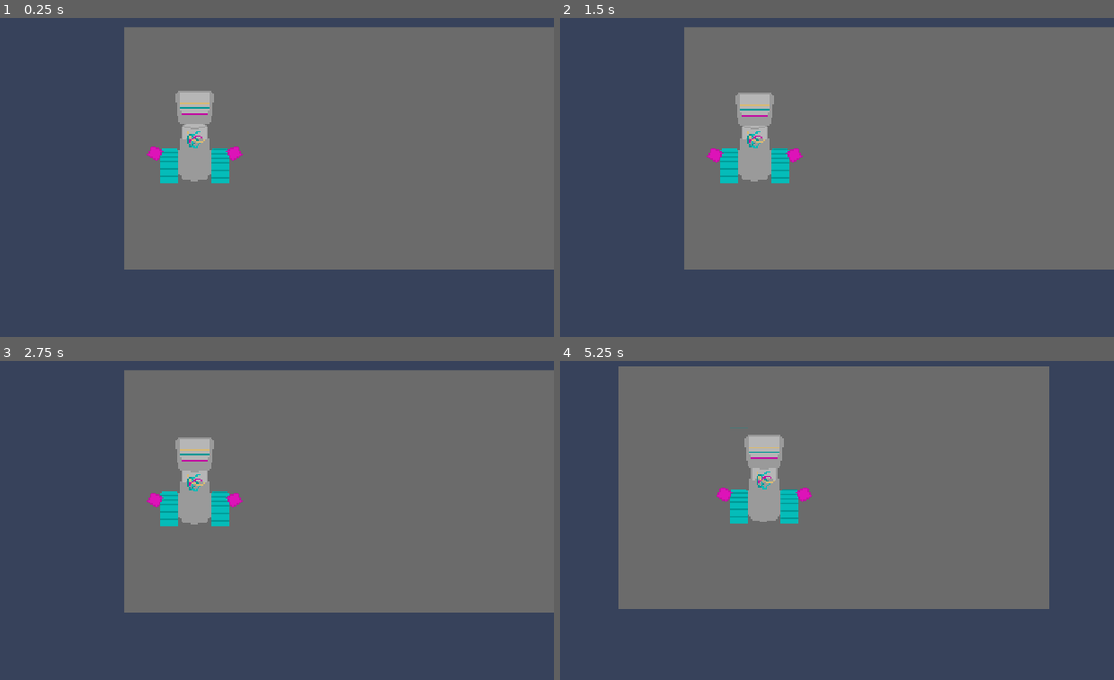
Above: before the commit, frames 1-4 (two rows, left to right).
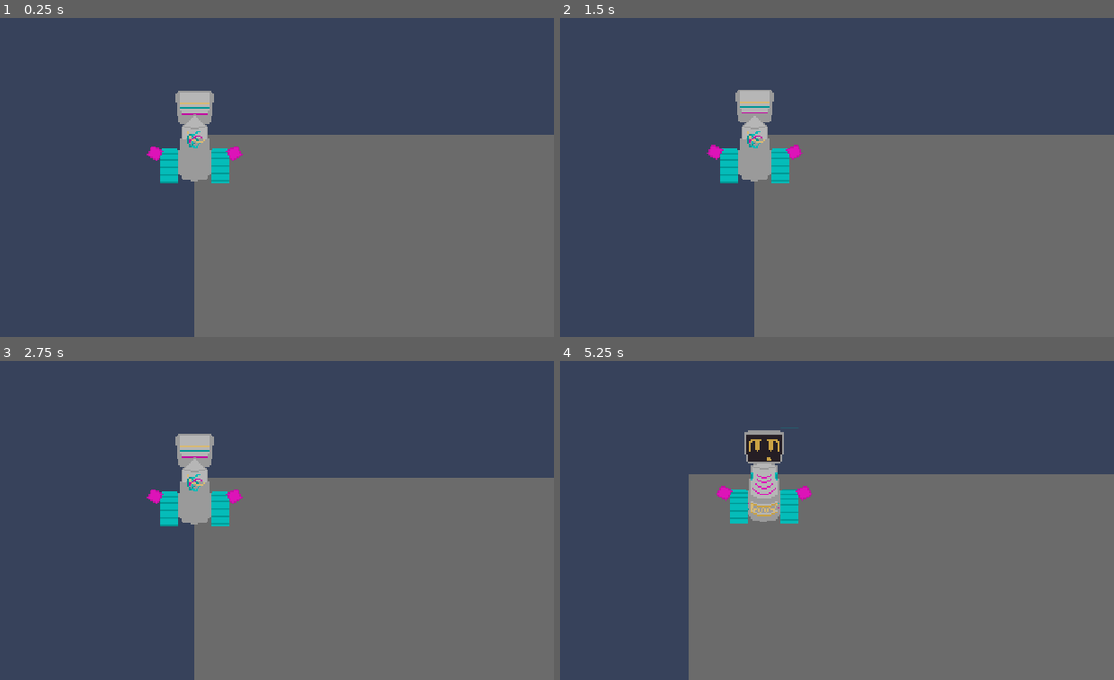
Above: after the commit, the same moments.

Repository: Kustardd/astra
Game: Godot game, scene res://scenes/world.tscn
Two runs of this game, one before a commit and one after it. Both use one fixed random seed, a clock stepped at 60 frames per second and the inputs below.
Inputs (mouse positions are in pixels of both pictures, inside the frame that each line leads up to):
- Up to frame 1 (0.25 s): no input
- Up to frame 2 (1.5 s): click (764, 69) at 0.52 s; click (764, 69) at 1.27 s
- Up to frame 3 (2.75 s): click (310, 491) at 2.02 s
- Up to frame 4 (5.25 s): click (753, 453) at 2.77 s; tap Enter at 3.5 s; hold D (right) 3.53-4.28 s; hold W (front) 3.53-4.28 s; hold S (back) 4.28-5.03 s; tap W (front) at 4.35 s; hold D (right) from 5.03 s (still down); hold W (front) from 5.03 s (still down)

The runs differ from the first frame. In frame 1, 44% of the frame differs, in the area x 22-100%, y 2-100%; in frame 2, 44%; in frame 3, 44%; in frame 4, 54%, in the area x 10-100%, y 1-100%.
Error before the commit: Invalid assignment of property or key 'moving' with value of type 'bool' on a base object of type 'CharacterBody2D (astra.gd)'. (res://scripts/states/AstraMove…

Commit message:
finished animation for astra
there actually was no bug in the previous commit i was being dumb

Diff:
--- a/astra/arm.gd
+++ b/astra/arm.gd
@@ -10,7 +10,7 @@
 
 # Called every frame. 'delta' is the elapsed time since the previous frame.
 func _process(delta: float) -> void:
-	if (abs(origin-position.y)-wobbleLength)>=8:
+	if (abs(origin-position.y)-wobbleLength)>=wobbleLength:
 		direction*= -1
 	position.y +=wobbleStrength*direction*delta
 	#print(position.y, "a")
--- a/astra/astra.gd
+++ b/astra/astra.gd
@@ -1,12 +1,20 @@
 extends CharacterBody2D
+
+@onready var head := get_node("Head")
+@onready var arm := get_node("Arm")
+@onready var body := get_node("Body")
+@onready var treads := get_node("Treads")
+@onready var bumps := get_node("Bumps")
 
 @export var baseSpeed := 300.0
 @export var baseAccel := 1500.0
 @export var friction := 2000.0
 @export var baseSpeedMultiplier := 1.5
 
-@onready var anim_player: AnimatedSprite2D = $AnimatedSprite2D
-@onready var direction: String
+@onready var original:= position
+@onready var direction:= "front"
+
+var moving:= false
 
 enum Direction {
 	Left,
@@ -15,11 +23,93 @@
 	Front
 }
 
-#var currentState: State = State.Idle
-#var currentDirection: Direction = Direction.Front
+func _process(delta: float) -> void:
+	print(direction)
+	play_animation(direction)
+
+func play_animation(direction):
+	head_animation(direction)
+	arm_animation(direction)
+	body_animation(direction)
+	treads_animation(direction)
+	bumps_animation(direction)
+
+func head_animation(direction):
+	if direction == "front":
+		head.play("Front")
+	elif direction == "back":
+		head.play("Back")
+	elif direction == "left":
+		head.play("Left")
+	else: head.play("Right")
+
+func arm_animation(direction):
+	if direction == "front":
+		arm.play("Front")
+	elif direction == "back":
+		arm.play("Back")
+	elif direction == "left":
+		arm.play("Left")
+	else: arm.play("Right")
+
+func body_animation(direction):
+	if direction == "front":
+		body.play("Front")
+		body.z_index = 1
+	elif direction == "back":
+		body.play("Back")
+		body.z_index = 0
+	elif direction == "left":
+		body.play("Left")
+		body.z_index = 0
+	else:
+		body.play("Right")
+		body.z_index = 0
+
+func treads_animation(direction):
+	if moving:
+		if direction == "front":
+			treads.play("Front")
+		elif direction == "back":
+			treads.play("Back")
+		elif direction == "left":
+			treads.play("Left_Move")
+		else: treads.play("Right_Move")
+	else:
+		if direction == "front" or direction == "back":
+			treads.stop()
+		elif direction == "left":
+			treads.play("Left_Stop")
+		else: treads.play("Right_Stop")
+
+func bumps_animation(direction):
+	if moving:
+		if direction == "front":
+			bumps.play("Front")
+		elif direction == "back":
+			bumps.play("Back")
+		elif direction == "left":
+			bumps.play("Left")
+		else: bumps.play("Right")
+	else:
+		if direction == "front":
+			bumps.play("Front")
+		elif direction == "back":
+			bumps.play("Back")
+		elif direction == "left":
+			bumps.play("Left")
+		else: bumps.play("Right")
+		bumps.stop()
 
 func _physics_process(delta: float) -> void:
 	pass
+
+	#to find position change
+	#if position != original:
+		#original = position
+		#print(original)
+
+	#region kavin's stuff
 	#var direction := Input.get_vector("ui_left", "ui_right", "ui_up", "ui_down")
 	#var maxSpeed := baseSpeed * baseSpeedMultiplier
 	#var targetSpeed := direction * maxSpeed
@@ -60,3 +150,4 @@
 			#currentDirection = Direction.Back
 
 # Work in progress - zilin u do it ur way hehe @nikki_aint_it
+#endregion
--- a/astra/astra.tscn
+++ b/astra/astra.tscn
@@ -35,15 +35,15 @@
 animations = [{
 "frames": [{
 "duration": 1.0,
+"texture": SubResource("AtlasTexture_j0skc")
+}],
+"loop": 1,
+"name": &"Back",
+"speed": 5.0
+}, {
+"frames": [{
+"duration": 1.0,
 "texture": SubResource("AtlasTexture_caaci")
-}],
-"loop": 1,
-"name": &"Back",
-"speed": 5.0
-}, {
-"frames": [{
-"duration": 1.0,
-"texture": SubResource("AtlasTexture_j0skc")
 }],
 "loop": 1,
 "name": &"Front",
@@ -155,6 +155,26 @@
 "speed": 5.0
 }]
 
+[sub_resource type="AtlasTexture" id="AtlasTexture_sbyi1"]
+atlas = ExtResource("5_lxu5n")
+region = Rect2(0, 256, 256, 256)
+
+[sub_resource type="AtlasTexture" id="AtlasTexture_rh1al"]
+atlas = ExtResource("5_lxu5n")
+region = Rect2(256, 256, 256, 256)
+
+[sub_resource type="AtlasTexture" id="AtlasTexture_0ob10"]
+atlas = ExtResource("5_lxu5n")
+region = Rect2(512, 256, 256, 256)
+
+[sub_resource type="AtlasTexture" id="AtlasTexture_8bogg"]
+atlas = ExtResource("5_lxu5n")
+region = Rect2(768, 256, 256, 256)
+
+[sub_resource type="AtlasTexture" id="AtlasTexture_bxe0e"]
+atlas = ExtResource("5_lxu5n")
+region = Rect2(0, 512, 256, 256)
+
 [sub_resource type="AtlasTexture" id="AtlasTexture_nopbu"]
 atlas = ExtResource("5_lxu5n")
 region = Rect2(0, 0, 256, 256)
@@ -170,26 +190,6 @@
 [sub_resource type="AtlasTexture" id="AtlasTexture_88uhn"]
 atlas = ExtResource("5_lxu5n")
 region = Rect2(768, 0, 256, 256)
-
-[sub_resource type="AtlasTexture" id="AtlasTexture_sbyi1"]
-atlas = ExtResource("5_lxu5n")
-region = Rect2(0, 256, 256, 256)
-
-[sub_resource type="AtlasTexture" id="AtlasTexture_rh1al"]
-atlas = ExtResource("5_lxu5n")
-region = Rect2(256, 256, 256, 256)
-
-[sub_resource type="AtlasTexture" id="AtlasTexture_0ob10"]
-atlas = ExtResource("5_lxu5n")
-region = Rect2(512, 256, 256, 256)
-
-[sub_resource type="AtlasTexture" id="AtlasTexture_8bogg"]
-atlas = ExtResource("5_lxu5n")
-region = Rect2(768, 256, 256, 256)
-
-[sub_resource type="AtlasTexture" id="AtlasTexture_bxe0e"]
-atlas = ExtResource("5_lxu5n")
-region = Rect2(0, 512, 256, 256)
 
 [sub_resource type="AtlasTexture" id="AtlasTexture_oiqgn"]
 atlas = ExtResource("5_lxu5n")
@@ -211,6 +211,26 @@
 animations = [{
 "frames": [{
 "duration": 1.0,
+"texture": SubResource("AtlasTexture_sbyi1")
+}, {
+"duration": 1.0,
+"texture": SubResource("AtlasTexture_rh1al")
+}, {
+"duration": 1.0,
+"texture": SubResource("AtlasTexture_0ob10")
+}, {
+"duration": 1.0,
+"texture": SubResource("AtlasTexture_8bogg")
+}, {
+"duration": 1.0,
+"texture": SubResource("AtlasTexture_bxe0e")
+}],
+"loop": 1,
+"name": &"Back",
+"speed": 5.0
+}, {
+"frames": [{
+"duration": 1.0,
 "texture": SubResource("AtlasTexture_nopbu")
 }, {
 "duration": 1.0,
@@ -223,26 +243,6 @@
 "texture": SubResource("AtlasTexture_88uhn")
 }],
 "loop": 1,
-"name": &"Back",
-"speed": 5.0
-}, {
-"frames": [{
-"duration": 1.0,
-"texture": SubResource("AtlasTexture_sbyi1")
-}, {
-"duration": 1.0,
-"texture": SubResource("AtlasTexture_rh1al")
-}, {
-"duration": 1.0,
-"texture": SubResource("AtlasTexture_0ob10")
-}, {
-"duration": 1.0,
-"texture": SubResource("AtlasTexture_8bogg")
-}, {
-"duration": 1.0,
-"texture": SubResource("AtlasTexture_bxe0e")
-}],
-"loop": 1,
 "name": &"Front",
 "speed": 5.0
 }, {
@@ -268,15 +268,15 @@
 "name": &"Right",
 "speed": 5.0
 }]
-
-[sub_resource type="AtlasTexture" id="AtlasTexture_5o0qk"]
-atlas = ExtResource("3_hte64")
-region = Rect2(0, 0, 256, 256)
 
 [sub_resource type="AtlasTexture" id="AtlasTexture_ip0q4"]
 atlas = ExtResource("3_hte64")
 region = Rect2(256, 0, 256, 256)
 
+[sub_resource type="AtlasTexture" id="AtlasTexture_5o0qk"]
+atlas = ExtResource("3_hte64")
+region = Rect2(0, 0, 256, 256)
+
 [sub_resource type="AtlasTexture" id="AtlasTexture_v03s5"]
 atlas = ExtResource("3_hte64")
 region = Rect2(0, 256, 256, 256)
@@ -289,15 +289,15 @@
 animations = [{
 "frames": [{
 "duration": 1.0,
+"texture": SubResource("AtlasTexture_ip0q4")
+}],
+"loop": 1,
+"name": &"Back",
+"speed": 5.0
+}, {
+"frames": [{
+"duration": 1.0,
 "texture": SubResource("AtlasTexture_5o0qk")
-}],
-"loop": 1,
-"name": &"Back",
-"speed": 5.0
-}, {
-"frames": [{
-"duration": 1.0,
-"texture": SubResource("AtlasTexture_ip0q4")
 }],
 "loop": 1,
 "name": &"Front",
@@ -383,13 +383,12 @@
 y_sort_enabled = true
 texture_filter = 1
 sprite_frames = SubResource("SpriteFrames_wgpu7")
-animation = &"Back"
+animation = &"Front"
 
 [node name="Treads" type="AnimatedSprite2D" parent="." unique_id=1480341040]
 texture_filter = 1
 sprite_frames = SubResource("SpriteFrames_hdqc5")
 animation = &"Front"
-frame_progress = 0.32009503
 
 [node name="Bumps" type="AnimatedSprite2D" parent="." unique_id=74732400]
 sprite_frames = SubResource("SpriteFrames_6kg0m")
@@ -400,13 +399,14 @@
 sprite_frames = SubResource("SpriteFrames_2arpm")
 animation = &"Back"
 script = ExtResource("4_juhpt")
+wobbleLength = 1
 
 [node name="Arm" type="AnimatedSprite2D" parent="." unique_id=809656082]
 texture_filter = 1
 sprite_frames = SubResource("SpriteFrames_80elw")
 animation = &"Front"
 script = ExtResource("4_g210e")
-wobbleLength = 4
+wobbleLength = 1
 
 [node name="Camera2D" type="Camera2D" parent="." unique_id=1423717219]
 position_smoothing_enabled = true
--- a/astra/head.gd
+++ b/astra/head.gd
@@ -10,7 +10,7 @@
 
 # Called every frame. 'delta' is the elapsed time since the previous frame.
 func _process(delta: float) -> void:
-	if (abs(origin-position.y)-wobbleLength)>=8:
+	if (abs(origin-position.y)-wobbleLength)>=wobbleLength:
 		direction*= -1
 	position.y +=wobbleStrength*direction*delta
 	#print(position.y,"h")
--- a/scenes/world.tscn
+++ b/scenes/world.tscn
@@ -1,6 +1,5 @@
 [gd_scene format=3 uid="uid://bl551lyylk0n5"]
 
-[ext_resource type="PackedScene" uid="uid://3b8733frqced" path="res://scenes/main_menu.tscn" id="1_rwgxs"]
 [ext_resource type="PackedScene" uid="uid://dt7fmj75mippk" path="res://astra/astra.tscn" id="2_4wyf3"]
 
 [sub_resource type="RectangleShape2D" id="RectangleShape2D_0ugm7"]
@@ -8,8 +7,6 @@
 
 [node name="World" type="Node2D" unique_id=137119163]
 y_sort_enabled = true
-
-[node name="Main Menu" parent="." unique_id=1000489263 instance=ExtResource("1_rwgxs")]
 
 [node name="Temporary Background" type="ColorRect" parent="." unique_id=771463958]
 offset_right = 1151.0
@@ -27,4 +24,3 @@
 
 [node name="Astra" parent="Rendering" unique_id=445600270 instance=ExtResource("2_4wyf3")]
 unique_name_in_owner = true
-position = Vector2(188, 289)
Not shown: 1 places in astra/astra.tscn that only renumber resources
